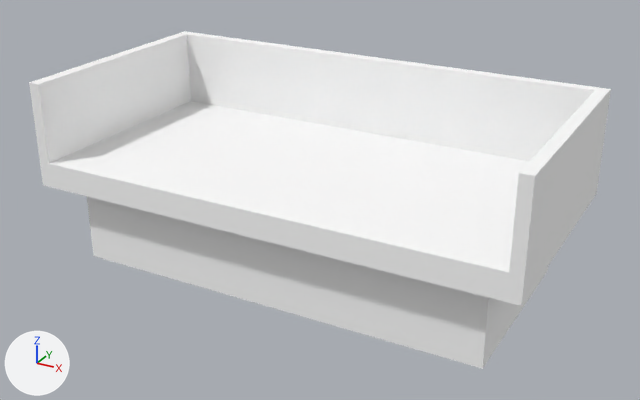
An edit to the glTF model public/3d/item/model__item__shop.ofs_3873_0/3873kg3case01.gltf, drawn before and after from the same camera.
Rendered twice from a 50 mm camera at (1.6, -2.89, 1.74) aimed at (0.03, -0.02, 0.3). Lighting does not change. The marker at lower left points along +X, +Y and +Z. The first picture is the older version.

In view in the first picture: '3873kg3case01'.
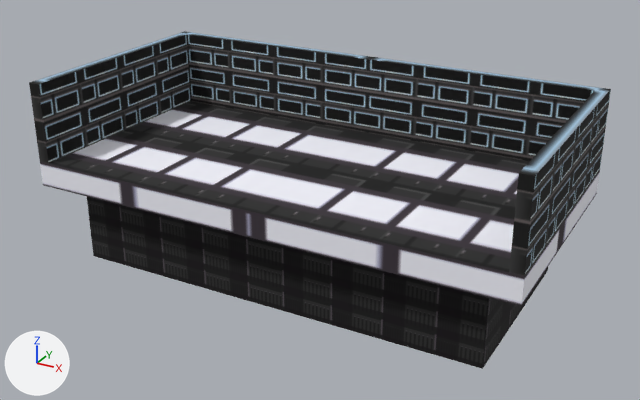
Location of each change, (x1, y1, x2, y2) in pixels of the pictures (640 x 400 px):
'3873kg3case01', surface changed (white to black): (29, 31, 611, 369) in both

What the commit changed:
Picture 'case01_0' (img_case01_0) is new.
Picture 'case01_1' (img_case01_1) is new.
Picture 'case01_2' (img_case01_2) is new.
In material 'case01_2' (mat_case01_2), base_color is no longer (1.0, 1.0, 1.0), white #ffffff.
In material 'case01_2' (mat_case01_2), texture is now set to img_case01_2.
In material 'case01_1' (mat_case01_1), base_color is no longer (1.0, 1.0, 1.0), white #ffffff.
In material 'case01_1' (mat_case01_1), texture is now set to img_case01_1.
In material 'case01_0' (mat_case01_0), base_color is no longer (1.0, 1.0, 1.0), white #ffffff.
In material 'case01_0' (mat_case01_0), texture is now set to img_case01_0.
